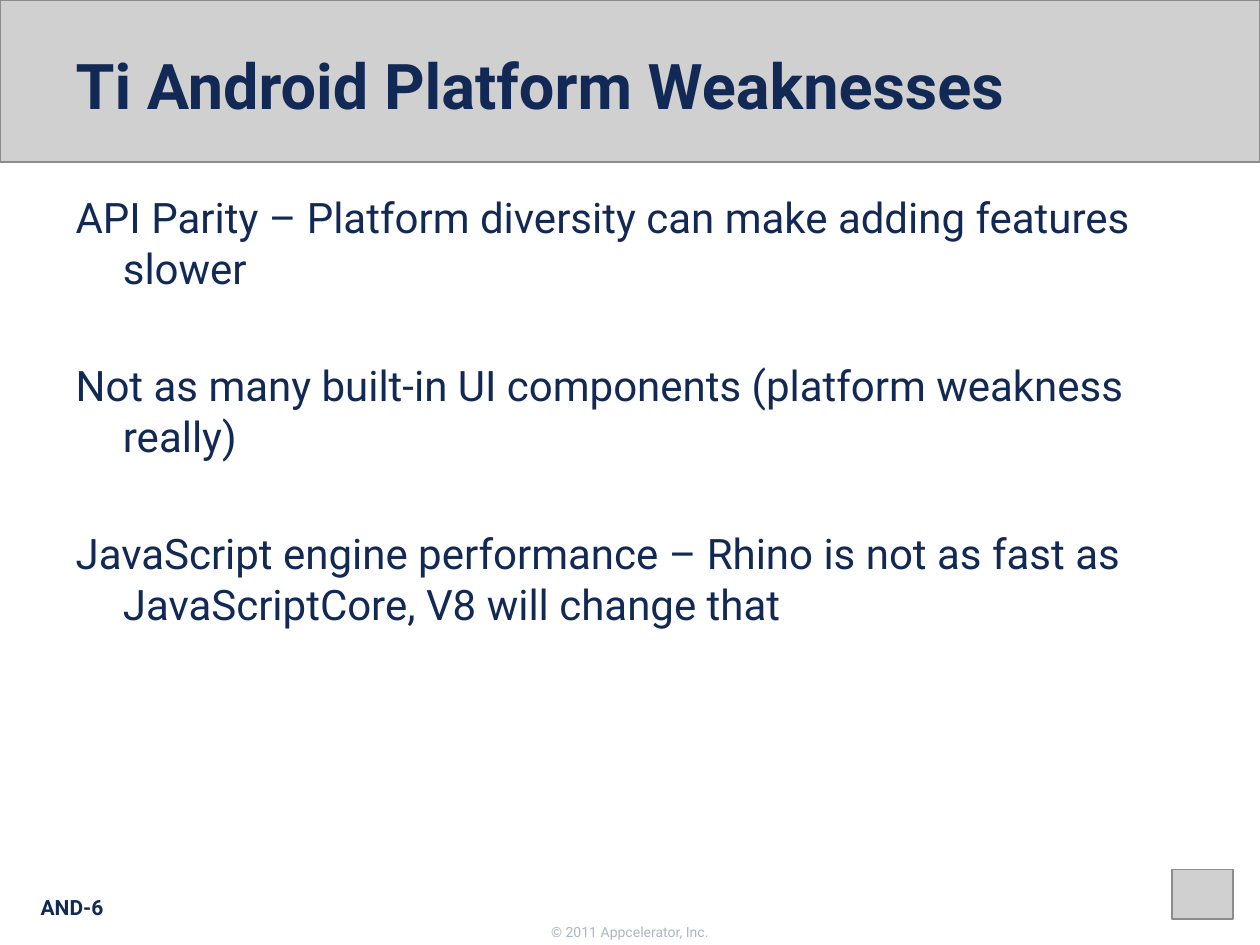
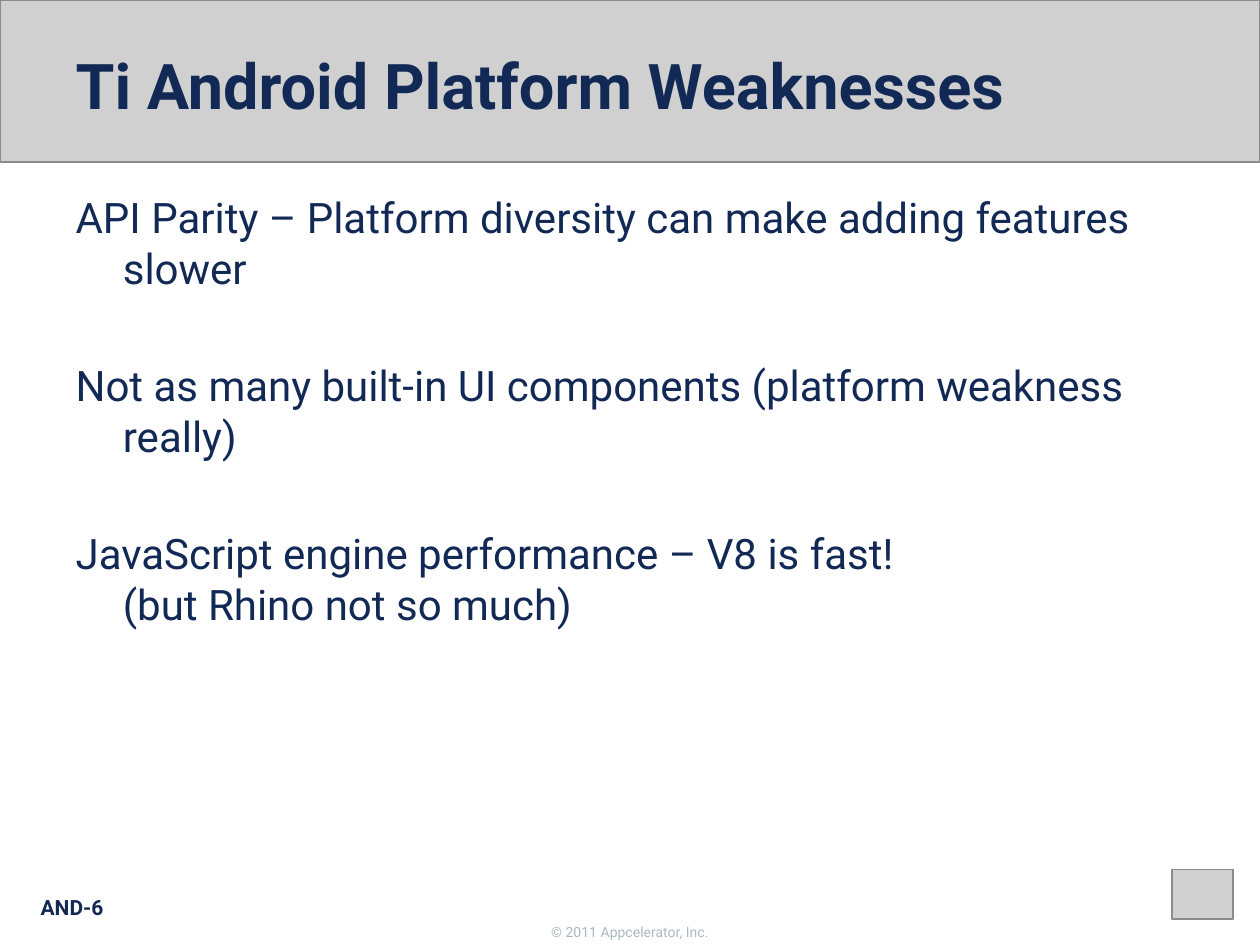
Before and after one commit to appcelerator-forks/appcelerator-training.tcmd_certification, a slide deck: slide 6 of 350.pptx. Drawn at 1260x945 pixels with LibreOffice and Linux fonts; fonts in the diff are those of the drawing; grey boxes stand for pictures; background and template pictures are left out. Boxes give left, top, right and bottom in pixels: in the first picture for what was removed or moved away, otherwise in the second. Text is boxed around its words. In the diff, an @@ line names an element or a change of style, - is before the commit and + after.

```diff
--- a/350.pptx
+++ b/350.pptx
@@ text at box(76, 537, 894, 630): text changed @@
-JavaScript engine performance – Rhino is not as fast as JavaScriptCore, V8 will change that
+JavaScript engine performance – V8 is fast!
+(but Rhino not so much)
```
Also in this commit, not shown: 1 other slide changed, 7 other files.
